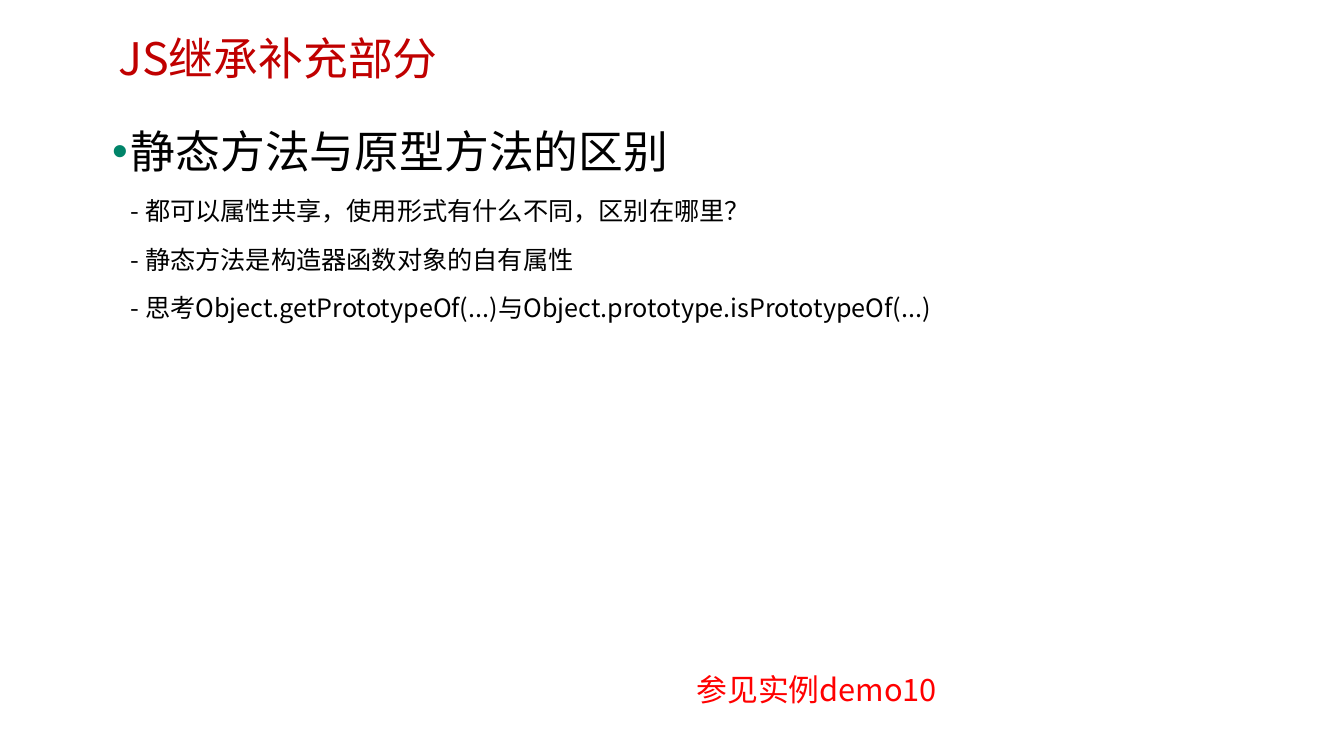
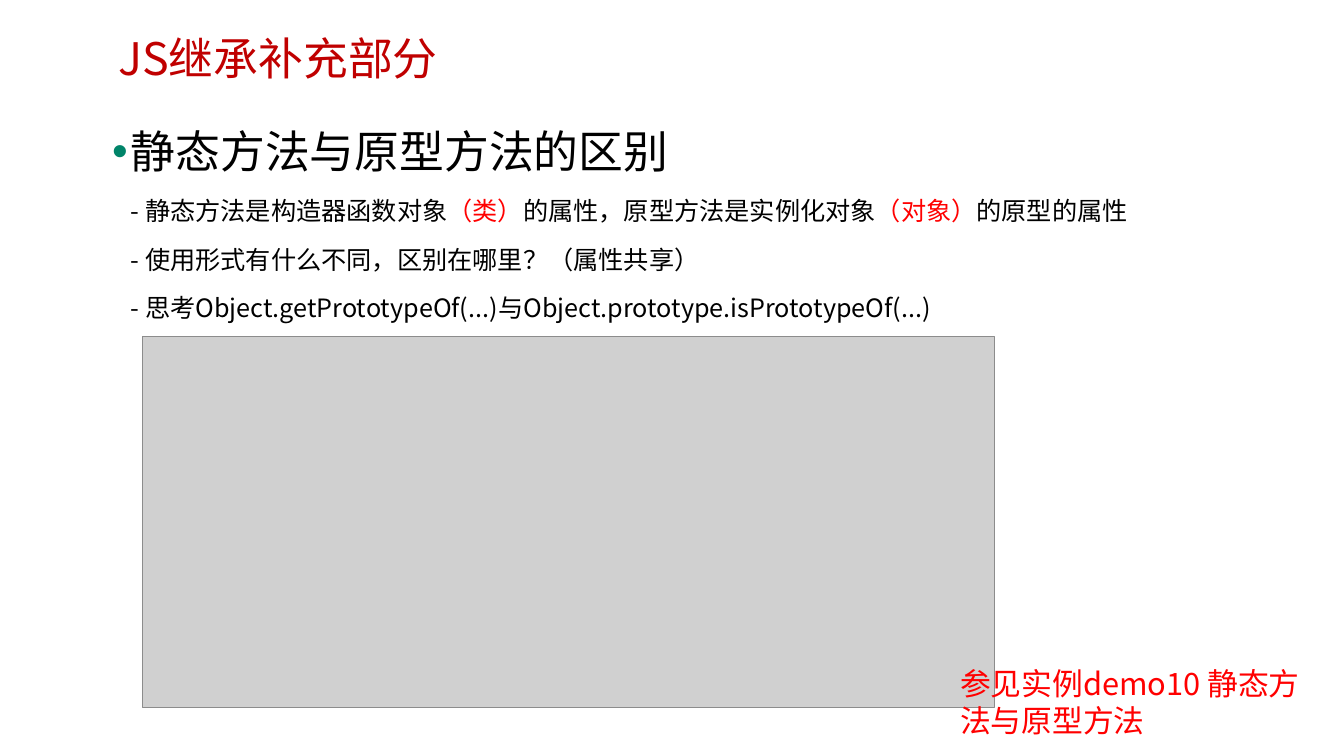
Before and after one commit to edu2act/course-javascript-advanced, a slide deck: slide 27 of 课程PPT/07.JavaScript面向对象编程 一.pptx (slide 25 before the commit). Drawn at 1344x756 pixels with LibreOffice and Linux fonts; fonts in the diff are those of the drawing; grey boxes stand for pictures; background and template pictures are left out. Boxes give left, top, right and bottom in pixels: in the first picture for what was removed or moved away, otherwise in the second. Text is boxed around its words. In the diff, an @@ line names an element or a change of style, - is before the commit and + after.

```diff
--- a/课程PPT/07.JavaScript面向对象编程 一.pptx
+++ b/课程PPT/07.JavaScript面向对象编程 一.pptx
@@ text at [131,130,1128,323]: text changed @@
-• 静态方法与原型方法的区别
-  - 都可以属性共享，使用形式有什么不同，区别在哪里？
-  - 静态方法是构造器函数对象的自有属性
-  - 思考Object.getPrototypeOf(...)与Object.prototype.isPrototypeOf(...)
+• 静态方法与原型方法的区别
+  - 静态方法是构造器函数对象（类）的属性，原型方法是实例化对象（对象）的原型的属性
+  - 使用形式有什么不同，区别在哪里？（属性共享）
+  - 思考Object.getPrototypeOf(...)与Object.prototype.isPrototypeOf(...)
@@ picture added at [143,337,995,708] @@
@@ text at [960,664,1299,735]: text changed @@
-参见实例demo10
+参见实例demo10 静态方法与原型方法
```
Also in this commit, not shown: 6 other slides changed, 4 slides added, 9 other files.
